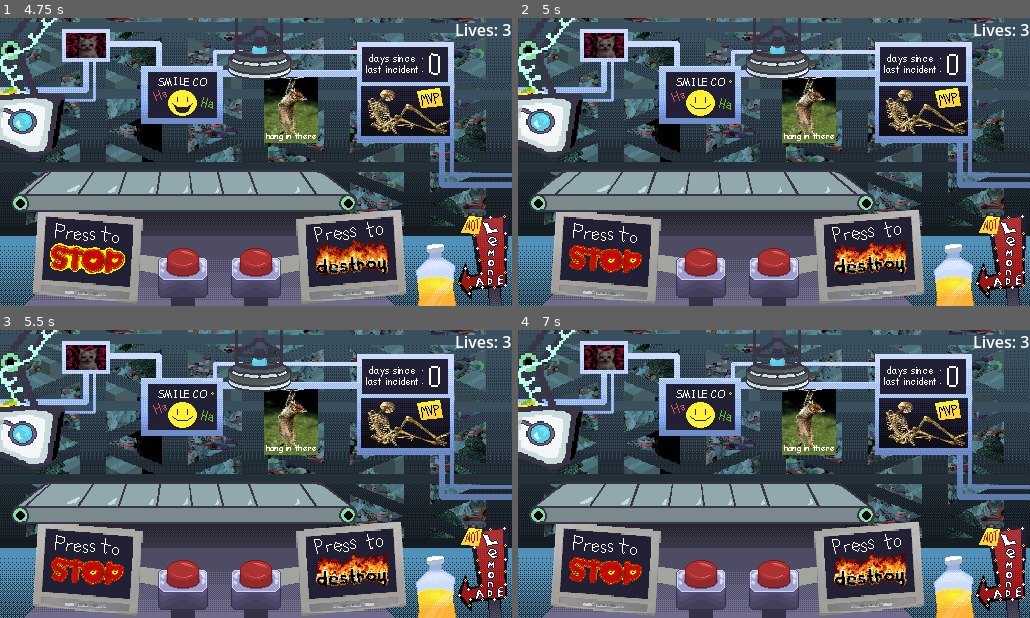
Above: before the commit, frames 1-4 (two rows, left to right).
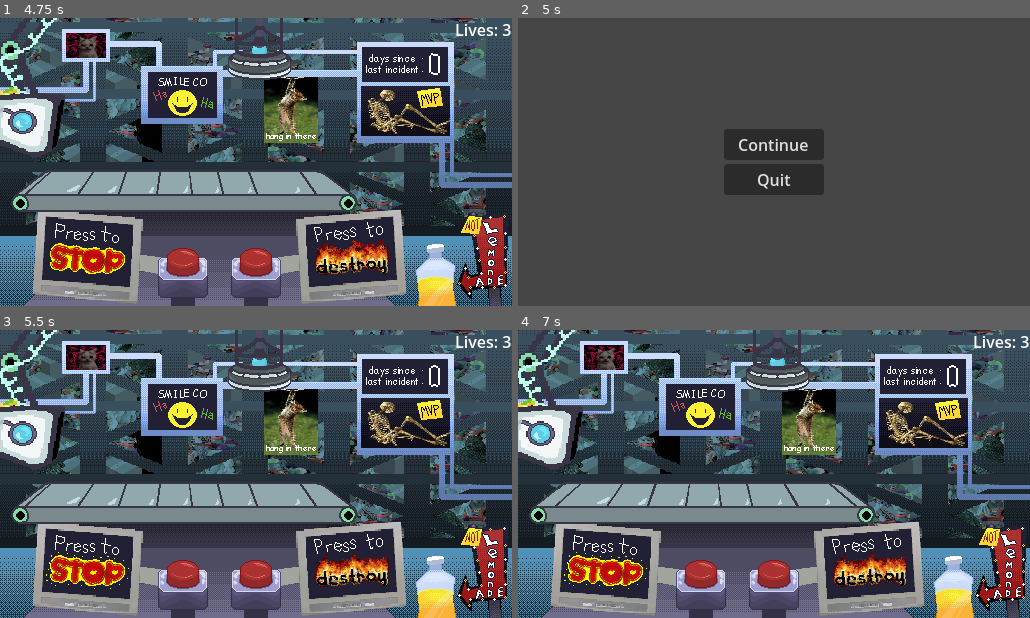
Above: after the commit, the same moments.

Repository: vincentcmartinez/holdit
Game: Godot game, scene res://src/game container/game_container.tscn
Same seed, same stepped clock (60 frames per second), same inputs: the game is played once before the commit and once after it. The engine's default icon, where the game draws it, is replaced by a stand-in: a white triangle on a blue panel in a dark square.
Inputs (mouse positions are in pixels of both pictures, inside the frame that each line leads up to):
- Up to frame 1 (4.75 s): click "Play" at 0.5 s; tap Enter (ui_accept) at 1.25, 1.52, 2.27, 3.77, 4.52 s; move the mouse to (368, 147) at 1.27 s; press the mouse at (368, 147) at 1.28 s; move the mouse to (153, 176) at 2.02 s; release the mouse at (153, 176) at 2.03 s; tap Space (space) at 2.1, 3.6 s; move the mouse to (25, 118) at 2.77 s; press the mouse at (25, 118) at 2.78 s; move the mouse to (230, 219) at 3.52 s; release the mouse at (230, 219) at 3.53 s; move the mouse to (409, 205) at 4.27 s; press the mouse at (409, 205) at 4.28 s
- Up to frame 2 (5 s): tap Escape (ui_cancel) at 4.9 s
- Up to frame 3 (5.5 s): release the mouse at (409, 517) at 5 s; click (256, 456) at 5 s, where only the run after the commit has a clickable "Continue"
- Up to frame 4 (7 s): move the mouse to (620, 430) at 5.77 s; tap Space (space) at 5.85 s; tap Enter (ui_accept) at 6.02 s; move the mouse to (799, 474) at 6.52 s; press the mouse at (799, 474) at 6.53 s

Frame 1 is identical in both runs. In frame 2, 79% of the frame differs, in the area x 0-100%, y 0-100%; in frame 3, 1.7%; in frame 4, 2.4%.

Commit message:
Pause menu

Diff:
--- a/hold-it!/main_menu.gd
+++ b/hold-it!/main_menu.gd
@@ -1,5 +1,6 @@
 extends CanvasLayer
 class_name MainMenu
+
 
 func _on_play_button_pressed() -> void:
 	get_tree().get_root().get_node("GameContainer").spawn_world()
--- a/hold-it!/src/game container/game_container.gd
+++ b/hold-it!/src/game container/game_container.gd
@@ -2,6 +2,7 @@
 
 @onready var main_menu_scene = preload("res://src/menus/main_menu.tscn")
 @onready var world_scene = preload("res://src/game container/world.tscn")
+@onready var pause_scene = preload("res://src/menus/pause_menu.tscn")
 var minigaming = false
 
 func _ready() -> void:
@@ -14,3 +15,7 @@
 func spawn_world():
 	var world_inst = world_scene.instantiate()
 	add_child(world_inst)
+
+func spawn_pause_menu():
+	var pause_menu_inst = pause_scene.instantiate()
+	add_child(pause_menu_inst)
--- a/hold-it!/src/game container/world.gd
+++ b/hold-it!/src/game container/world.gd
@@ -1,2 +1,9 @@
 extends Node2D
 class_name World
+
+var paused = false
+
+func _input(event):
+	if event.is_action_pressed("ui_cancel") and not paused:
+		get_tree().paused = true
+		get_tree().get_root().get_node("GameContainer").spawn_pause_menu()
--- /dev/null
+++ b/hold-it!/src/menus/pause_menu.gd
@@ -0,0 +1,10 @@
+extends CanvasLayer
+class_name PauseMenu
+
+
+func _on_continue_button_pressed() -> void:
+	hide()
+	get_tree().paused = false
+
+func _on_quit_button_pressed() -> void:
+	get_tree().quit()
--- /dev/null
+++ b/hold-it!/src/menus/pause_menu.tscn
@@ -0,0 +1,40 @@
+[gd_scene load_steps=2 format=3 uid="uid://c3okgrcd6wpor"]
+
+[ext_resource type="Script" path="res://src/menus/pause_menu.gd" id="1_cmxsj"]
+
+[node name="PauseMenu" type="CanvasLayer"]
+process_mode = 2
+script = ExtResource("1_cmxsj")
+
+[node name="VBoxContainer" type="VBoxContainer" parent="."]
+z_index = 1
+anchors_preset = 14
+anchor_top = 0.5
+anchor_right = 1.0
+anchor_bottom = 0.5
+grow_horizontal = 2
+grow_vertical = 2
+
+[node name="continue" type="Button" parent="VBoxContainer"]
+custom_minimum_size = Vector2(100, 0)
+layout_mode = 2
+size_flags_horizontal = 4
+size_flags_vertical = 6
+text = "Continue"
+
+[node name="quit" type="Button" parent="VBoxContainer"]
+custom_minimum_size = Vector2(100, 0)
+layout_mode = 2
+size_flags_horizontal = 4
+size_flags_vertical = 6
+text = "Quit
+"
+
+[node name="ColorRect" type="ColorRect" parent="."]
+offset_right = 517.0
+offset_bottom = 293.0
+mouse_filter = 2
+color = Color(0.27451, 0.27451, 0.27451, 1)
+
+[connection signal="pressed" from="VBoxContainer/continue" to="." method="_on_continue_button_pressed"]
+[connection signal="pressed" from="VBoxContainer/quit" to="." method="_on_quit_button_pressed"]
Not shown: 1 places in hold-it!/src/game container/world.tscn that only renumber resources
